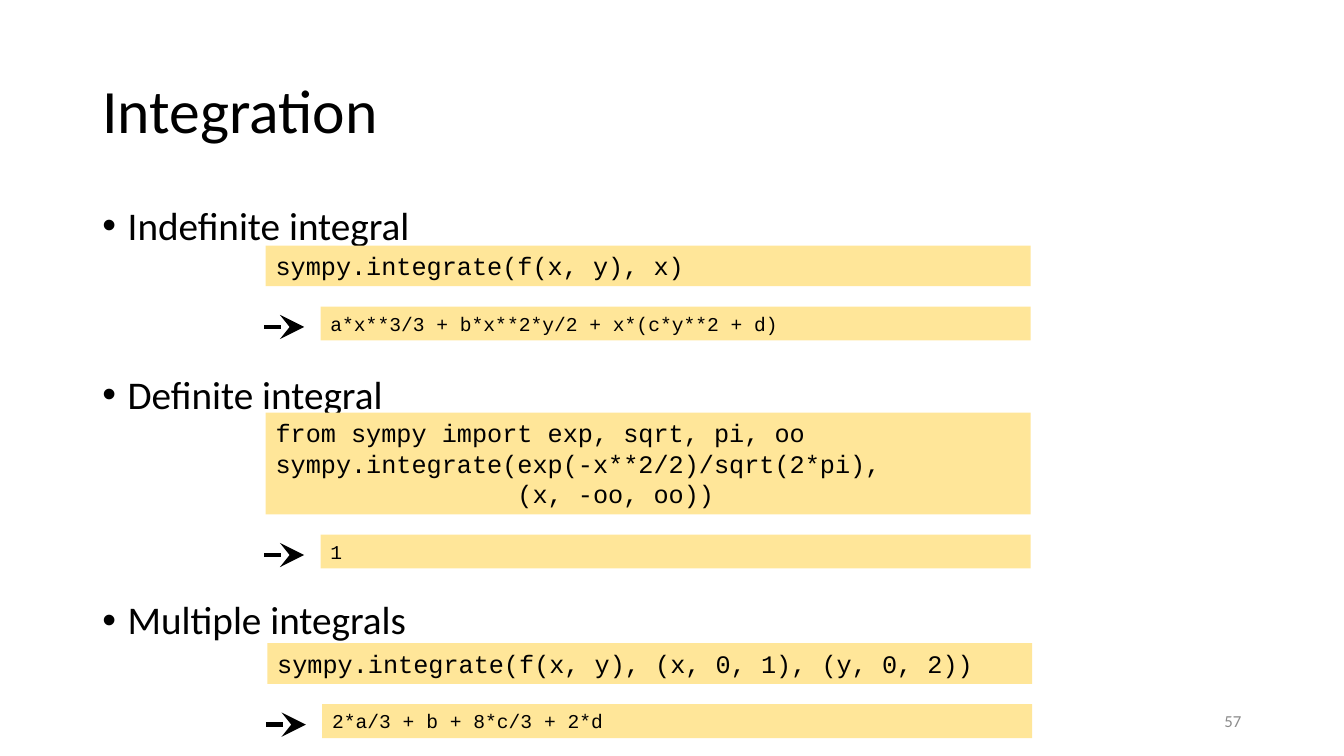
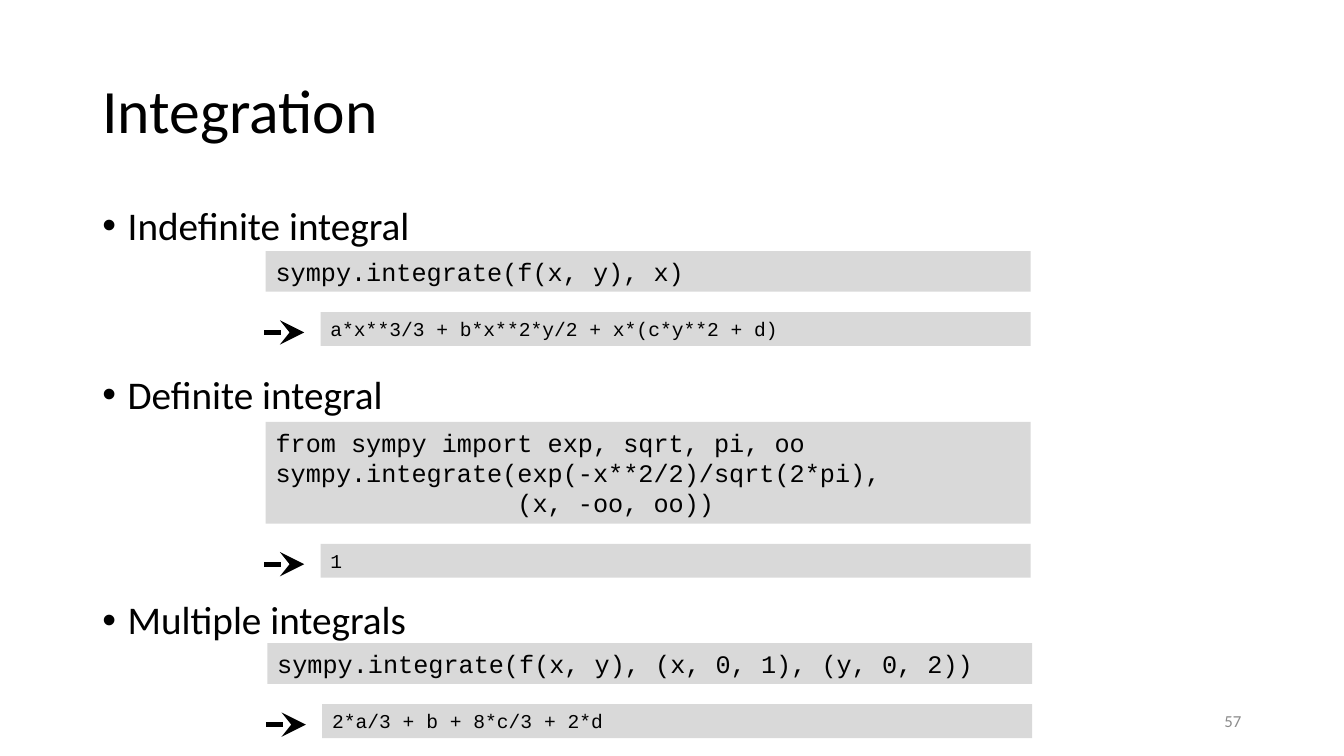
Before and after one commit to gjbex/Scientific-Python, a slide deck: slide 57 of scientific_python.pptx. Drawn at 1344x756 pixels with LibreOffice and Linux fonts; fonts in the diff are those of the drawing. Boxes give left, top, right and bottom in pixels: in the first picture for what was removed or moved away, otherwise in the second. Text is boxed around its words. In the diff, an @@ line names an element or a change of style, - is before the commit and + after.

Commit message:
Fix formatting sympy section

```diff
--- a/scientific_python.pptx
+++ b/scientific_python.pptx
@@ 2 rectangles, 1 arrow: place and size @@
-2 rectangles, 1 arrow at [264,246,1031,341]
+2 rectangles, 1 arrow at [264,251,1031,347]
@@ 2 rectangles, 1 arrow: place and size @@
-2 rectangles, 1 arrow at [264,412,1031,569]
+2 rectangles, 1 arrow at [264,421,1031,578]
@@ fill #FFE699 to #D9D9D9 in 6 elements at [267,643,1032,684], [323,705,1032,739], [266,251,1031,291], [321,313,1030,347], [266,421,1031,523], [321,543,1030,578] @@
```
Also in this commit, not shown: 8 other slides changed.
